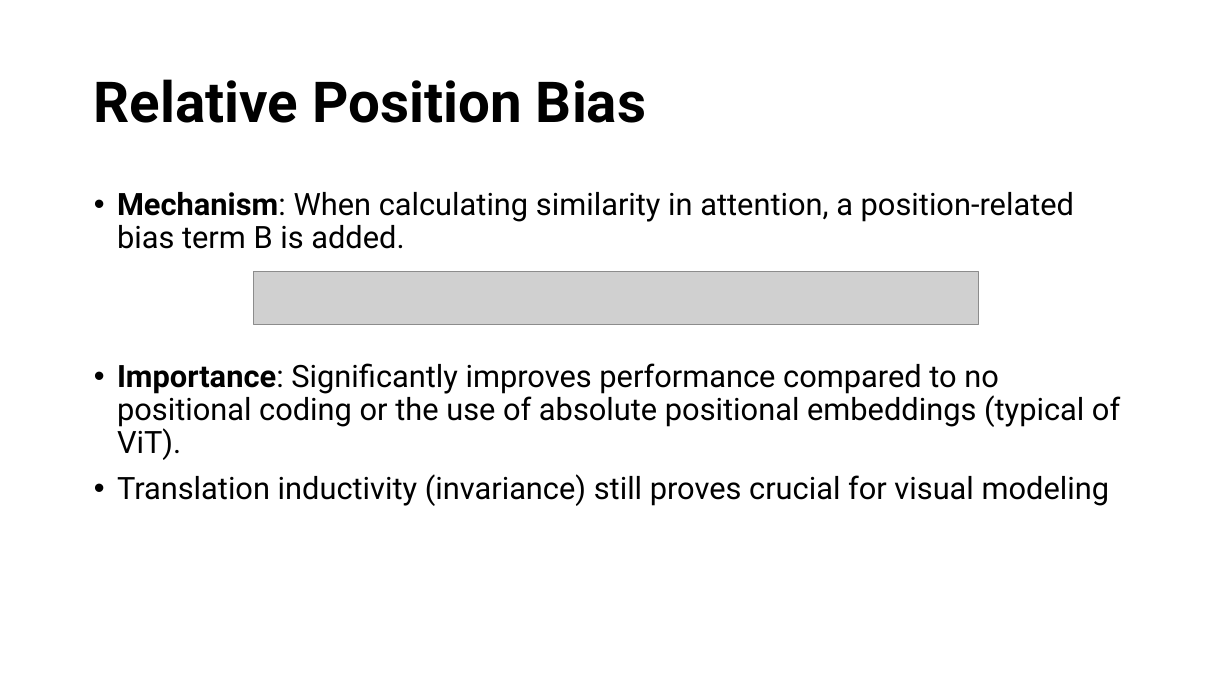
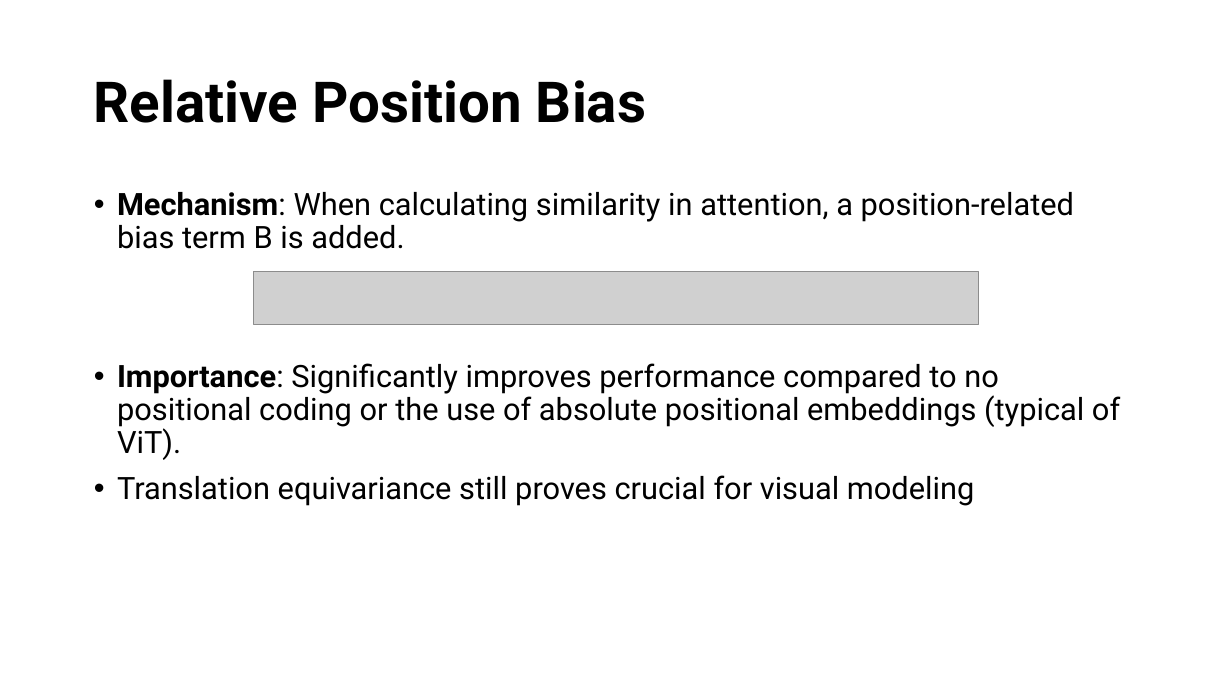
Before and after one commit to ma3ti/Swin-transformer-ChestXray, a slide deck: slide 10 of Swin.pptx. Drawn at 1232x693 pixels with LibreOffice and Linux fonts; fonts in the diff are those of the drawing; grey boxes stand for pictures. Boxes give left, top, right and bottom in pixels: in the first picture for what was removed or moved away, otherwise in the second. Text is boxed around its words. In the diff, an @@ line names an element or a change of style, - is before the commit and + after.

```diff
--- a/Swin.pptx
+++ b/Swin.pptx
@@ text at (117,475,974,506): text changed @@
-• Translation inductivity (invariance) still proves crucial for visual modeling
+• Translation equivariance still proves crucial for visual modeling
```
Also in this commit, not shown: 7 other slides changed, 3 slides added, 3 slides removed, 1 other file.
